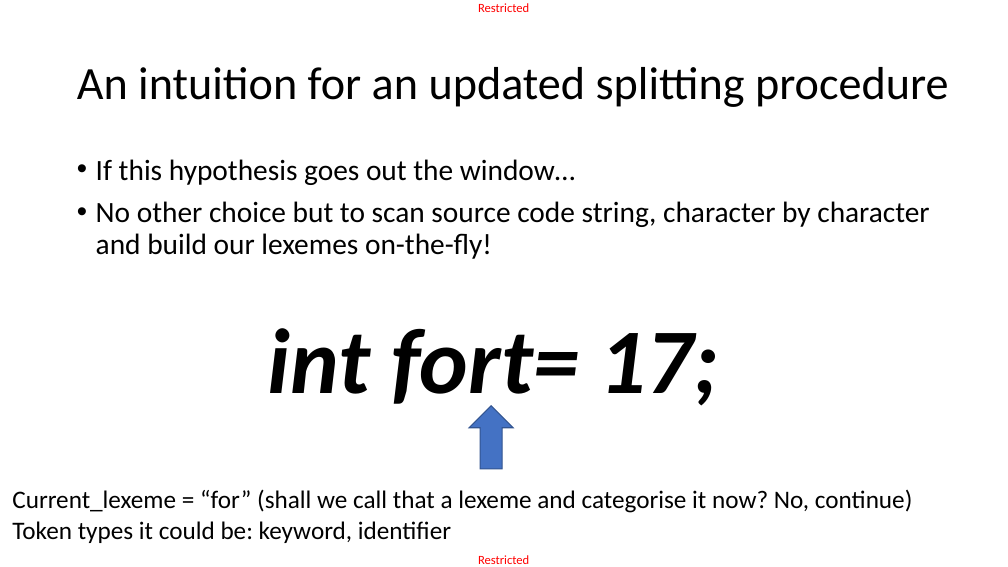
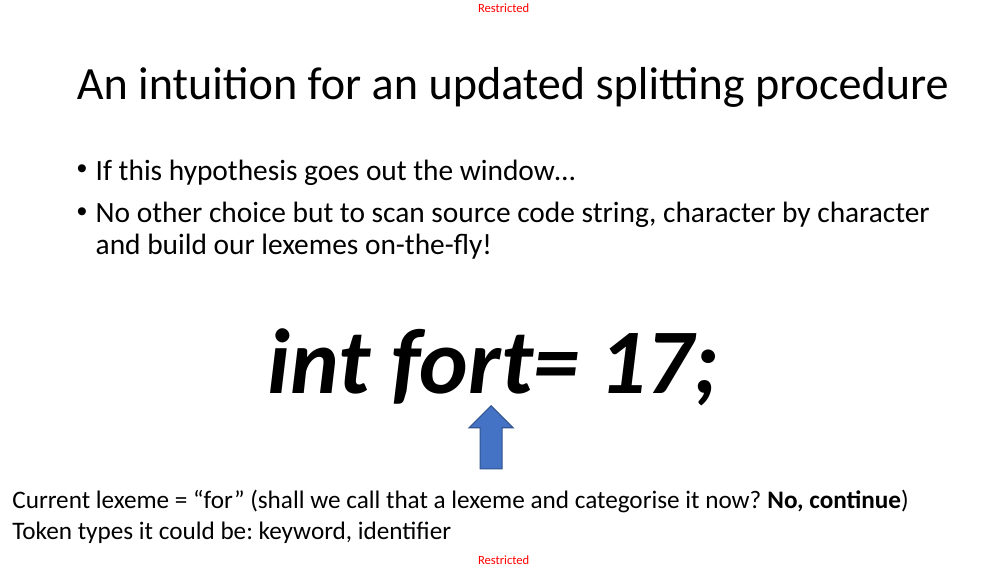
Before and after one commit to matthieudemari/SUTD_PLC_50_051, a slide deck: slide 19 of W10/W10S1/W10S1.pptx. Drawn at 1008x567 pixels with LibreOffice and Linux fonts; fonts in the diff are those of the drawing. Boxes give left, top, right and bottom in pixels: in the first picture for what was removed or moved away, otherwise in the second. Text is boxed around its words. In the diff, an @@ line names an element or a change of style, - is before the commit and + after.

```diff
--- a/W10/W10S1/W10S1.pptx
+++ b/W10/W10S1/W10S1.pptx
@@ text at (12, 489, 908, 513): text changed @@
-Current_lexeme = “for” (shall we call that a lexeme and categorise it now? No, continue)
+Current lexeme = “for” (shall we call that a lexeme and categorise it now? No, continue)
```
Also in this commit, not shown: 20 other slides changed, 3 slides removed, 3 other files.
